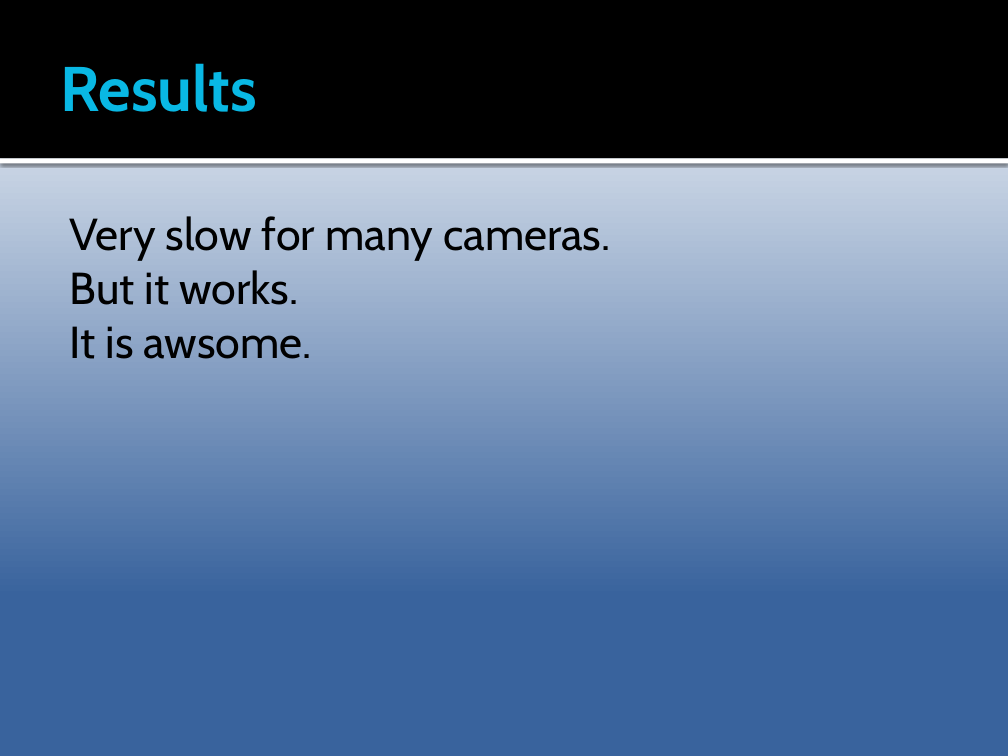
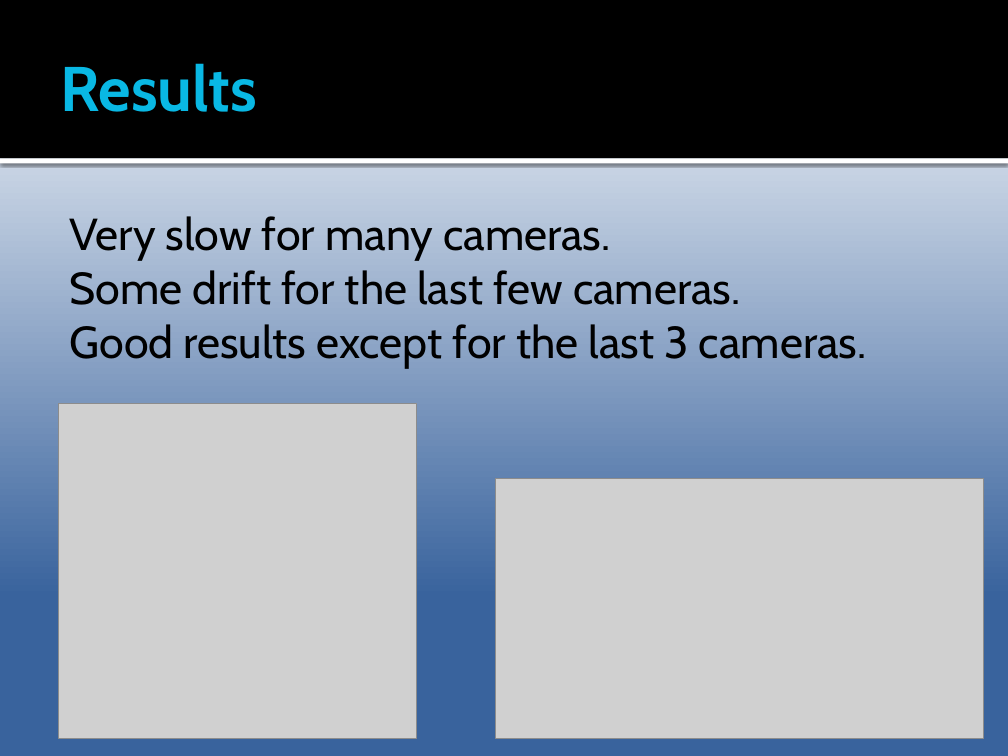
Before and after one commit to Epipolarna/Tracking, a slide deck: slide 16 of 3D Reconstruction/Documentation/TSBB15prez.pptx (slide 17 before the commit). Drawn at 1008x756 pixels with LibreOffice and Linux fonts; fonts in the diff are those of the drawing; grey boxes stand for pictures. Boxes give left, top, right and bottom in pixels: in the first picture for what was removed or moved away, otherwise in the second. Text is boxed around its words. In the diff, an @@ line names an element or a change of style, - is before the commit and + after.

```diff
--- a/3D Reconstruction/Documentation/TSBB15prez.pptx
+++ b/3D Reconstruction/Documentation/TSBB15prez.pptx
@@ text at [70, 270, 866, 368]: text changed @@
-But it works.
-It is awsome.
+Some drift for the last few cameras.
+Good results except for the last 3 cameras.
@@ picture added at [58, 403, 416, 738] @@
@@ picture added at [496, 479, 984, 738] @@
```
Also in this commit, not shown: 2 other slides changed, 1 slide removed.
